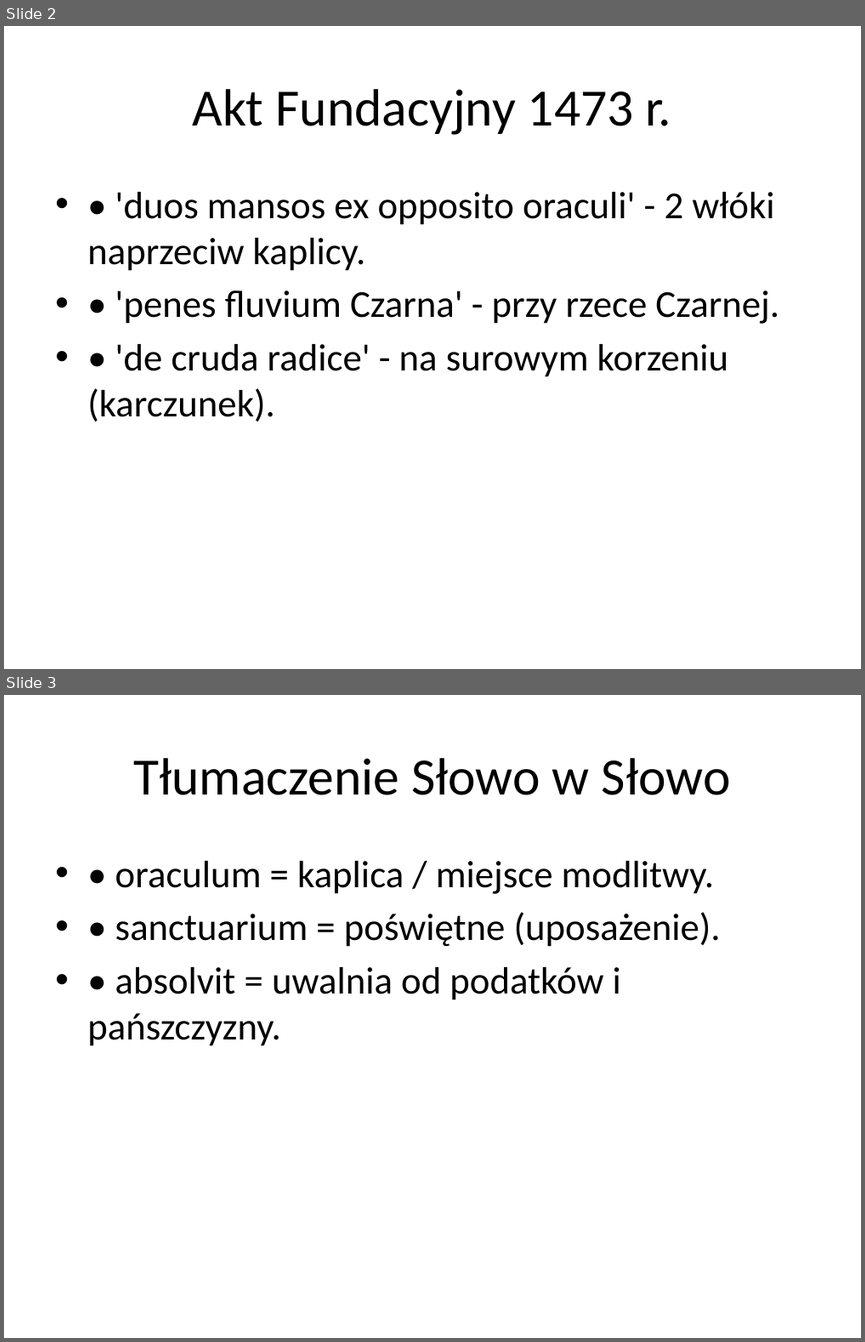
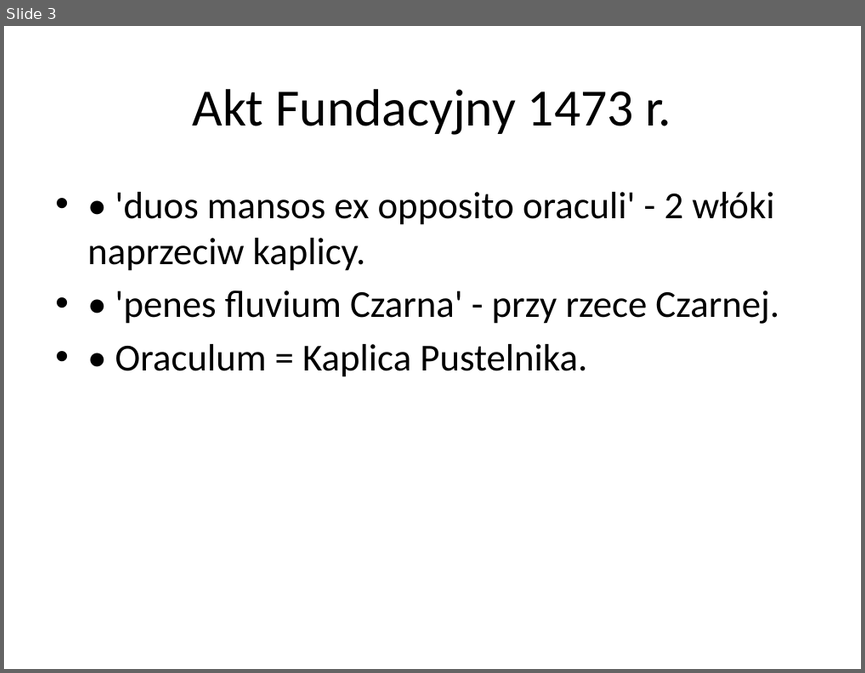
Before and after one commit to lindi2k23-eng/pustel, a slide deck: Analiza_Historyczno-Badawcza_Najnowszego Pustelnika170520266.pptx. Shown one above the other, each under a label of ours: slides 2 and 3 before the commit, slide 3 after it. The pictures are 865x1342 and 865x673 pixels, drawn with LibreOffice and Linux fonts; fonts in the diff are those of the drawing. Boxes give left, top, right and bottom in pixels: in the first picture for what was removed or moved away, otherwise in the second. Text is boxed around its words. In the diff, an @@ line names an element or a change of style, - is before the commit and + after.

```diff
--- a/Analiza_Historyczno-Badawcza_Najnowszego Pustelnika170520266.pptx
+++ b/Analiza_Historyczno-Badawcza_Najnowszego Pustelnika170520266.pptx
@@ slide 3 removed at <box>4,695,861,1338</box>, background #FFFFFF @@
@@ title removed at <box>133,758,731,795</box> @@
-Tłumaczenie Słowo w Słowo
@@ text removed at <box>87,861,721,1046</box> @@
-• • oraculum = kaplica / miejsce modlitwy.
-• • sanctuarium = poświętne (uposażenie).
-• • absolvit = uwalnia od podatków i pańszczyzny.
@@ what was slide 2 is now slide 3 @@
@@ slide 3 changed as well @@
@@ text at <box>115,344,587,377</box>: text changed @@
-• • 'de cruda radice' - na surowym korzeniu (karczunek).
+• • Oraculum = Kaplica Pustelnika.
```
Also in this commit, not shown: 3 other slides changed, 1 slide added, 1 other slide removed, 2 other files.
